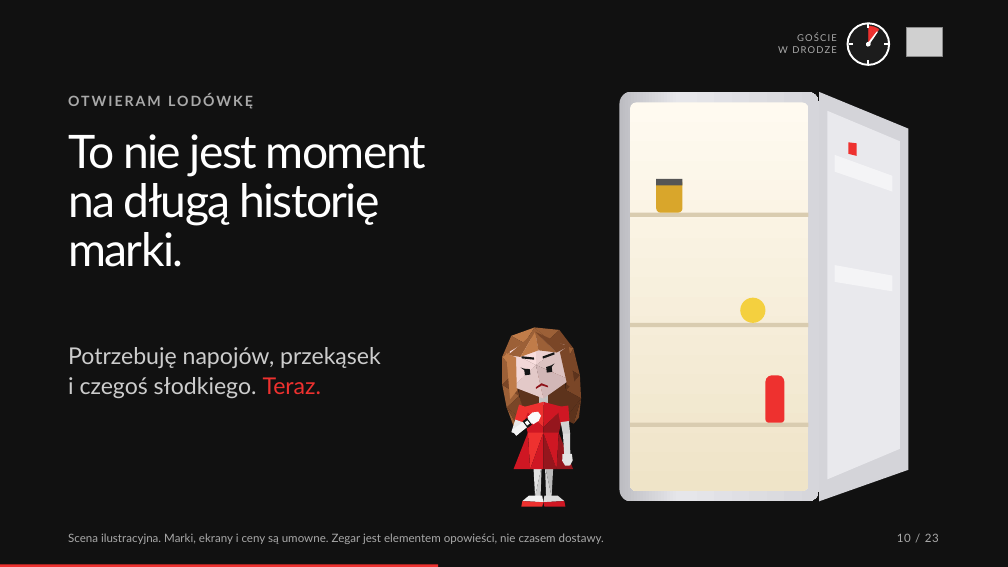
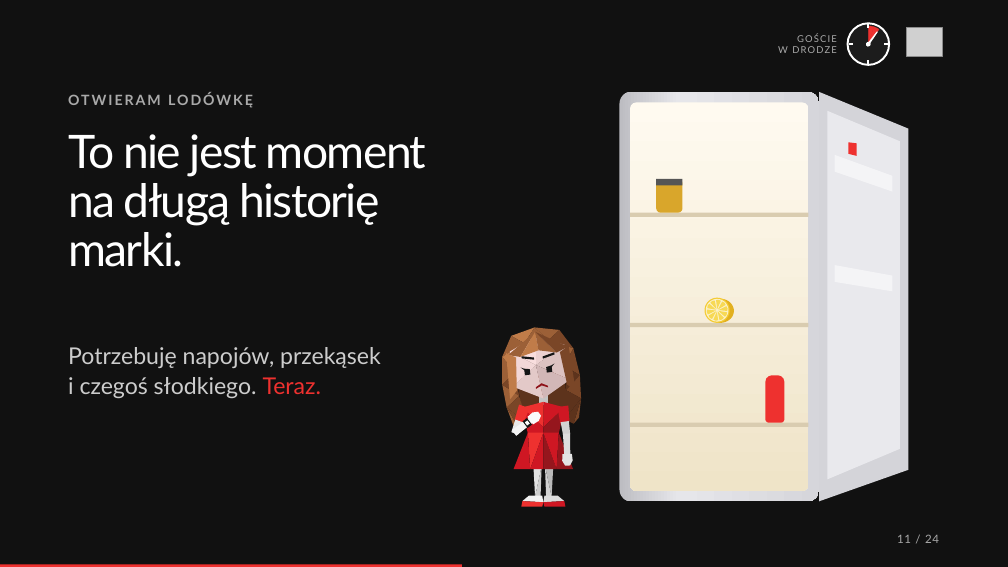
Before and after one commit to arkjel/homo-urgents-presentation, a slide deck: slide 11 of exports/Homo-Urgens-Google.pptx (slide 10 before the commit). Drawn at 1008x567 pixels with LibreOffice and Linux fonts; fonts in the diff are those of the drawing; grey boxes stand for pictures. Boxes give left, top, right and bottom in pixels: in the first picture for what was removed or moved away, otherwise in the second. Text is boxed around its words. In the diff, an @@ line names an element or a change of style, - is before the commit and + after.

```diff
--- a/exports/Homo-Urgens-Google.pptx
+++ b/exports/Homo-Urgens-Google.pptx
@@ freeform shape added at <box>705,298,730,323</box>, fill #F4CB33 @@
@@ freeform shape added at <box>706,299,729,321</box>, fill #FBF1C9 @@
@@ freeform shape added at <box>707,299,734,323</box>, fill #E2B020 @@
@@ ellipse removed at <box>740,298,765,323</box> @@
@@ freeform shape added at <box>707,310,716,315</box>, fill #F7D955 @@
@@ freeform shape added at <box>708,304,717,310</box>, fill #F7D955 @@
@@ freeform shape added at <box>709,312,716,319</box>, fill #F7D955 @@
@@ freeform shape added at <box>711,301,717,309</box>, fill #F7D955 @@
@@ freeform shape added at <box>714,312,718,321</box>, fill #F7D955 @@
@@ freeform shape added at <box>716,300,721,309</box>, fill #F7D955 @@
@@ freeform shape added at <box>718,311,727,317</box>, fill #F7D955 @@
@@ freeform shape added at <box>718,312,724,320</box>, fill #F7D955 @@
@@ freeform shape added at <box>718,302,726,309</box>, fill #F7D955 @@
@@ freeform shape added at <box>718,306,727,311</box>, fill #F7D955 @@
@@ text removed at <box>68,533,604,544</box> @@
-Scena ilustracyjna. Marki, ekrany i ceny są umowne. Zegar jest elementem opowieści, nie czasem dostawy.
@@ text at <box>897,534,939,543</box>: text changed @@
-10 / 23
+11 / 24
@@ rectangle: place and size @@
-rectangle at <box>0,565,439,567</box>
+rectangle at <box>0,565,462,567</box>
```
Also in this commit, not shown: 17 other slides changed, 4 slides added, 3 slides removed, 1 other file.
